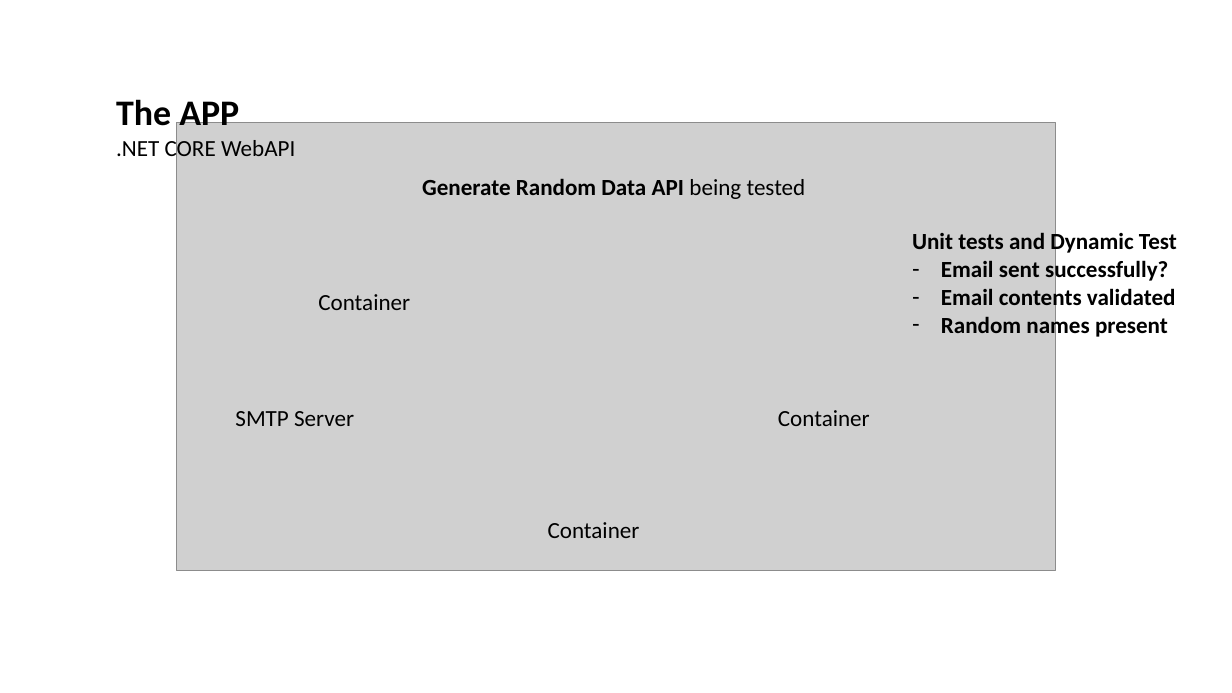
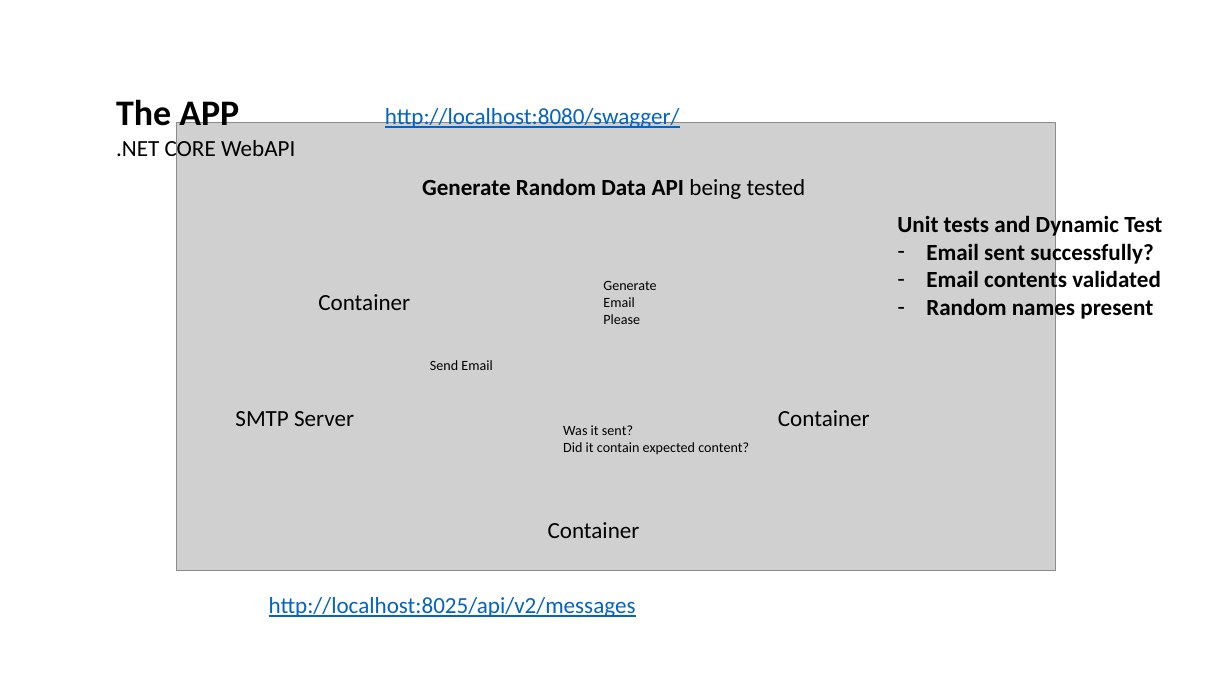
Before and after one commit to kaubster/aspnetcore-generator-api, a slide deck: slide 3 of infra/Pipeline Design.pptx. Drawn at 1232x693 pixels with LibreOffice and Linux fonts; fonts in the diff are those of the drawing; grey boxes stand for pictures. Boxes give left, top, right and bottom in pixels: in the first picture for what was removed or moved away, otherwise in the second. Text is boxed around its words. In the diff, an @@ line names an element or a change of style, - is before the commit and + after.

```diff
--- a/infra/Pipeline Design.pptx
+++ b/infra/Pipeline Design.pptx
@@ text added at <box>385,105,680,128</box>, 18 pt, text #0563C1, underline @@
+http://localhost:8080/swagger/
@@ text "Unit tests and Dynamic Test": place and size @@
-text "Unit tests and Dynamic Test" at <box>912,230,1177,339</box>
+text "Unit tests and Dynamic Test" at <box>897,212,1162,322</box>
@@ text added at <box>603,281,656,324</box>, 11 pt, text #000000 @@
+Generate
+Email
+Please
@@ text added at <box>430,360,492,370</box>, 11 pt, text #000000 @@
+Send Email
@@ text added at <box>563,425,749,454</box>, 11 pt, text #000000 @@
+Was it sent?
+Did it contain expected content?
@@ text added at <box>269,597,636,617</box>, 18 pt, text #0563C1, underline @@
+http://localhost:8025/api/v2/messages
```
Also in this commit, not shown: 3 other slides changed, 2 slides added, 10 other files.
